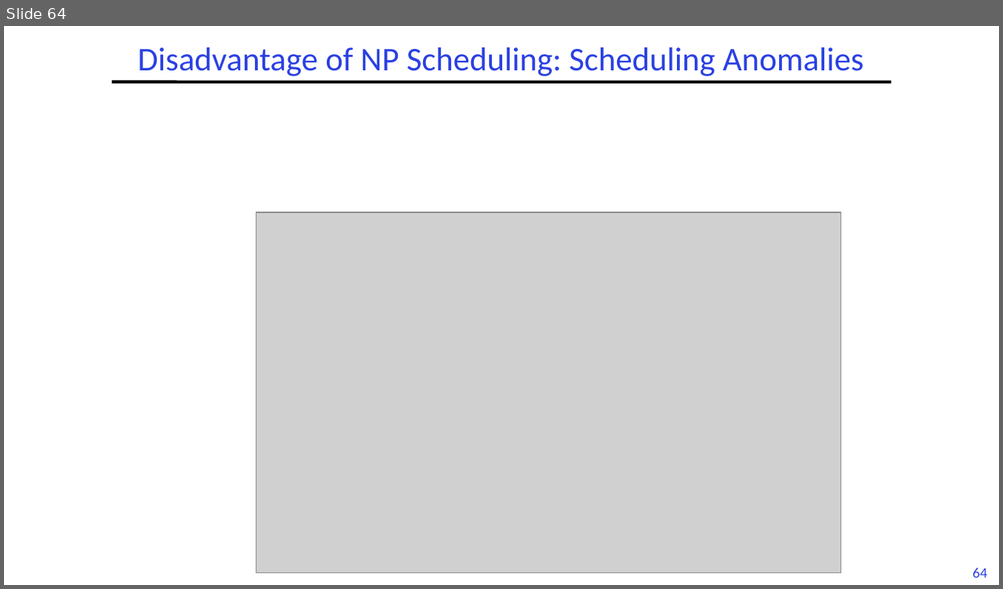
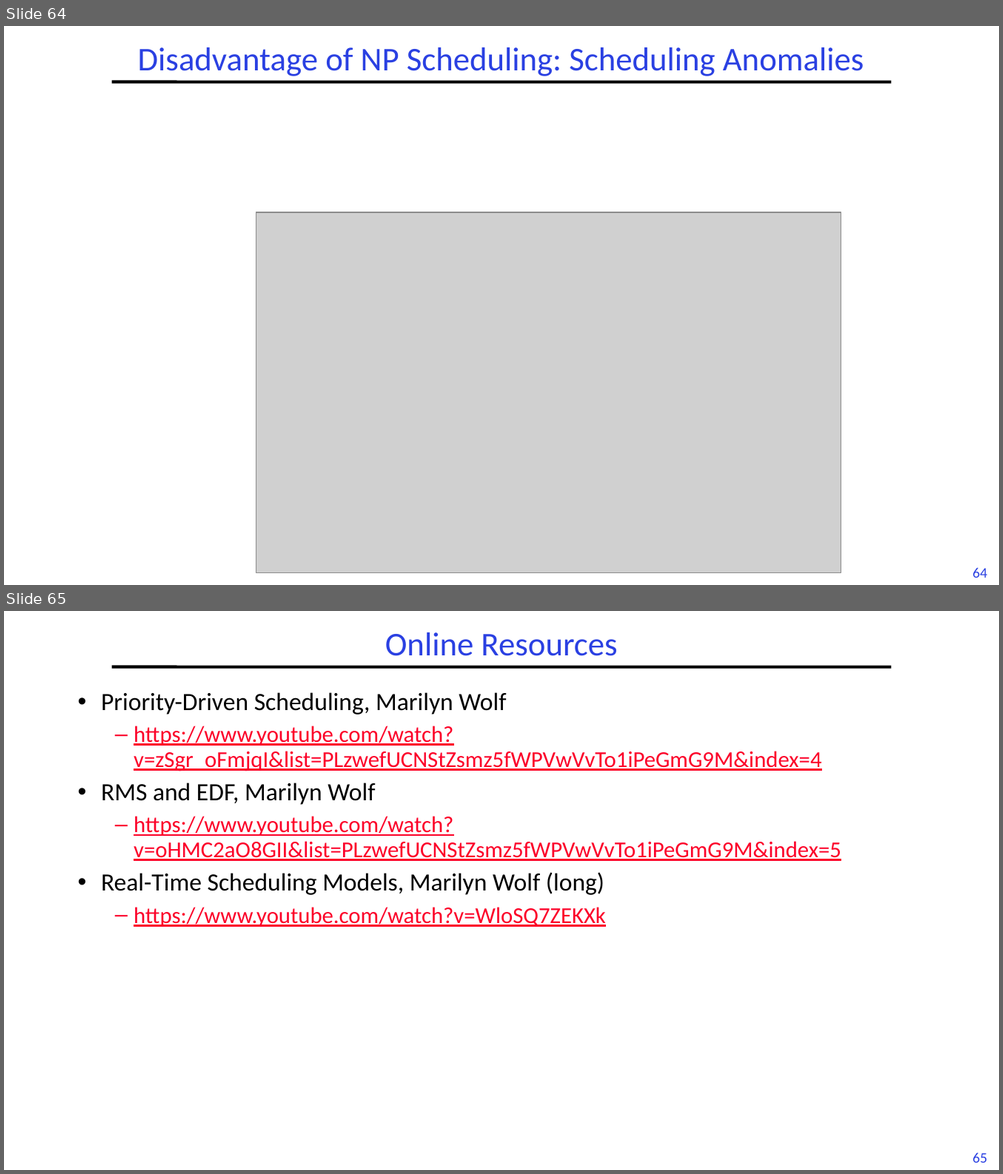
Before and after one commit to guhofstra/CSC256Fa25, a slide deck: PPTs/L6-RTScheduling I.pptx. Shown one above the other, each under a label of ours: slide 64 before the commit, slides 64 and 65 after it. The pictures are 1003x589 and 1003x1174 pixels, drawn with LibreOffice and Linux fonts; fonts in the diff are those of the drawing; grey boxes stand for pictures. Boxes give left, top, right and bottom in pixels: in the first picture for what was removed or moved away, otherwise in the second. Text is boxed around its words. In the diff, an @@ line names an element or a change of style, - is before the commit and + after.

```diff
--- a/PPTs/L6-RTScheduling I.pptx
+++ b/PPTs/L6-RTScheduling I.pptx
@@ slide 65 added at [4,611,999,1170], background #FFFFFF; not listed: 2 template elements that a slide beside it also shows @@
@@ title added at [385,632,617,656], 32 pt, text #2A40E2 @@
+Online Resources
@@ text added at [101,692,841,927], 22 pt, text #FC0128, underline @@
+• Priority-Driven Scheduling, Marilyn Wolf
+  – https://www.youtube.com/watch?v=zSgr_oFmjqI&list=PLzwefUCNStZsmz5fWPVwVvTo1iPeGmG9M&index=4
+• RMS and EDF, Marilyn Wolf
+  – https://www.youtube.com/watch?v=oHMC2aO8GII&list=PLzwefUCNStZsmz5fWPVwVvTo1iPeGmG9M&index=5
+• Real-Time Scheduling Models, Marilyn Wolf (long)
+  – https://www.youtube.com/watch?v=WloSQ7ZEKXk
```
Also in this commit, not shown: 1 other file.
